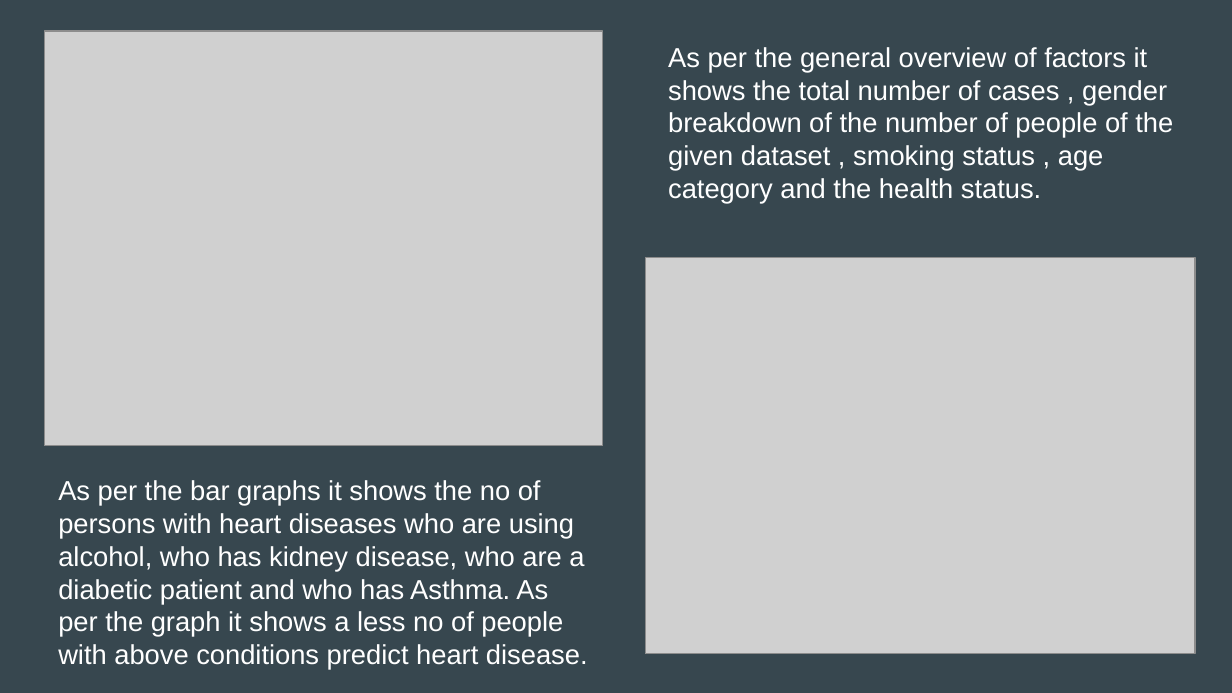
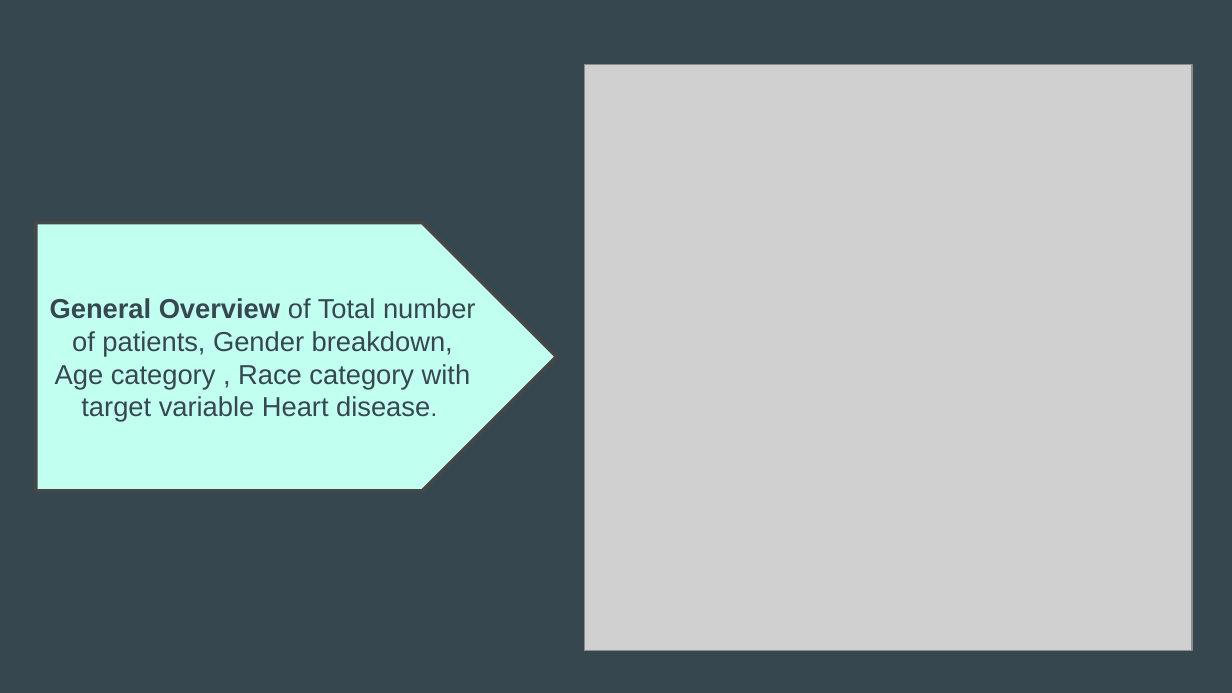
Before and after one commit to apombo90/Predicting_Heart_Disease, a slide deck: slide 21 of Final Project - Group 7.pptx (slide 22 before the commit). Drawn at 1232x693 pixels with LibreOffice and Linux fonts; fonts in the diff are those of the drawing; grey boxes stand for pictures. Boxes give left, top, right and bottom in pixels: in the first picture for what was removed or moved away, otherwise in the second. Text is boxed around its words. In the diff, an @@ line names an element or a change of style, - is before the commit and + after.

Commit message:
update images and the slides

```diff
--- a/Final Project - Group 7.pptx
+++ b/Final Project - Group 7.pptx
@@ picture removed at box(44, 31, 602, 446) @@
@@ text removed at box(668, 47, 1173, 204) @@
-As per the general overview of factors it shows the total number of cases , gender breakdown of the number of people of the given dataset , smoking status , age category and the health status.
@@ picture: place and size @@
-picture at box(646, 257, 1195, 654)
+picture at box(584, 65, 1191, 652)
@@ pentagon arrow added at box(36, 223, 556, 490), fill #C1FFF0, outline #484848 2 pt, 16 pt, text #37474F @@
+General Overview of Total number of patients, Gender breakdown, Age category , Race category with target variable Heart disease.
@@ text removed at box(58, 480, 588, 670) @@
-As per the bar graphs it shows the no of persons with heart diseases who are using alcohol, who has kidney disease, who are a diabetic patient and who has Asthma. As per the graph it shows a less no of people with above conditions predict heart disease.
```
Also in this commit, not shown: 3 other slides changed, 4 other files.
